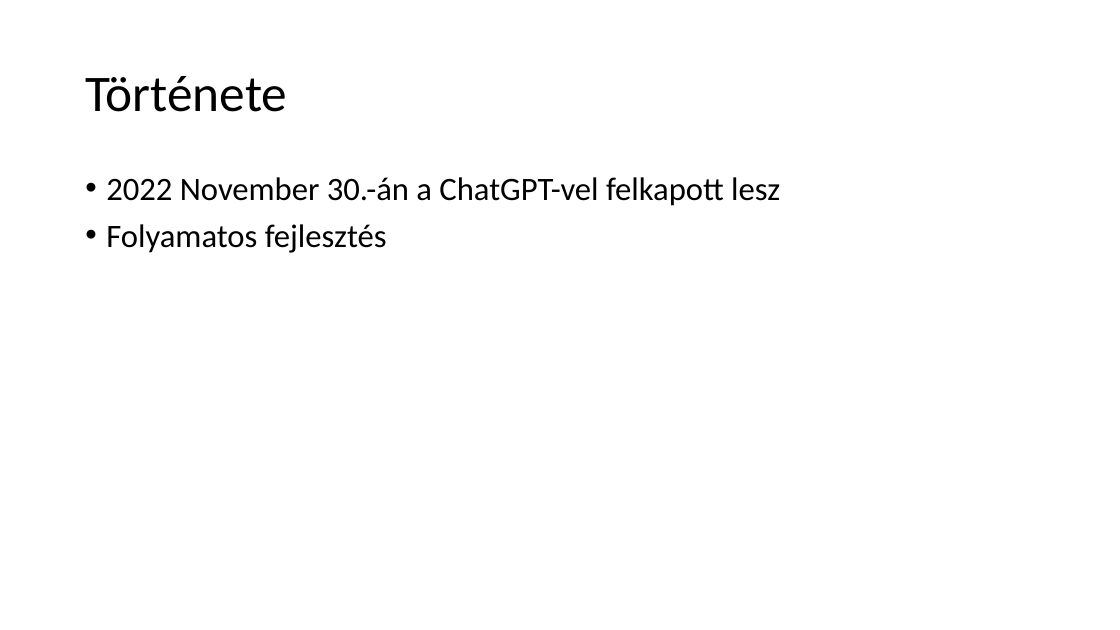
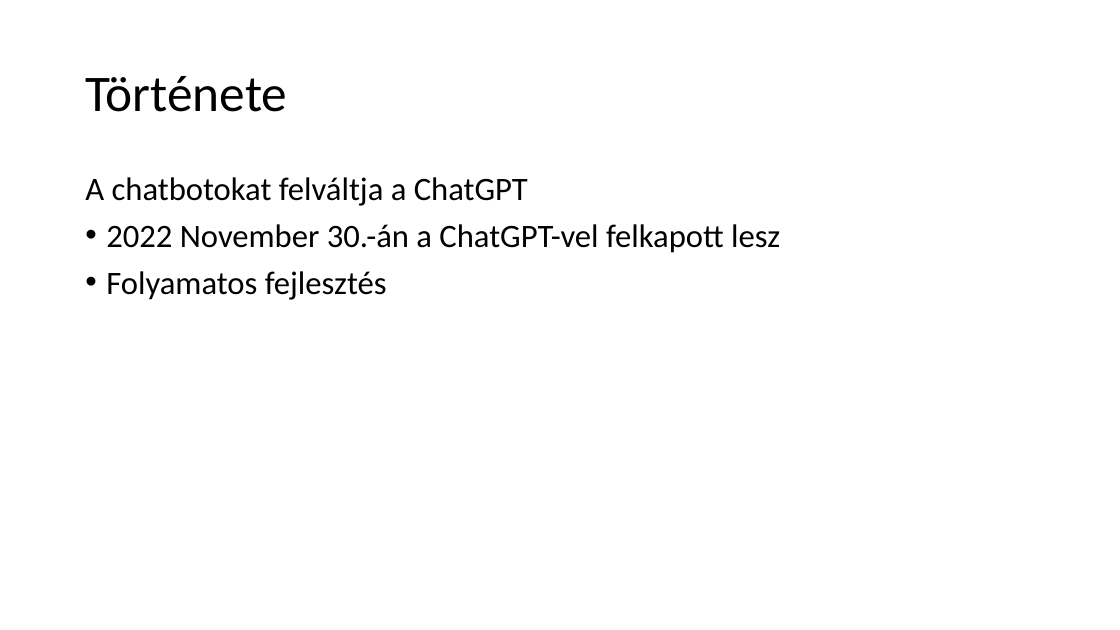
Before and after one commit to peterdaviid/ai-ppt, a slide deck: slide 4 of ai ppt.pptx (slide 3 before the commit). Drawn at 1120x630 pixels with LibreOffice and Linux fonts; fonts in the diff are those of the drawing. Boxes give left, top, right and bottom in pixels: in the first picture for what was removed or moved away, otherwise in the second. Text is boxed around its words. In the diff, an @@ line names an element or a change of style, - is before the commit and + after.

```diff
--- a/ai ppt.pptx
+++ b/ai ppt.pptx
@@ text at (85, 177, 528, 206): paragraph added @@
+A chatbotokat felváltja a ChatGPT
```
Also in this commit, not shown: 4 other slides changed, 2 slides added.
